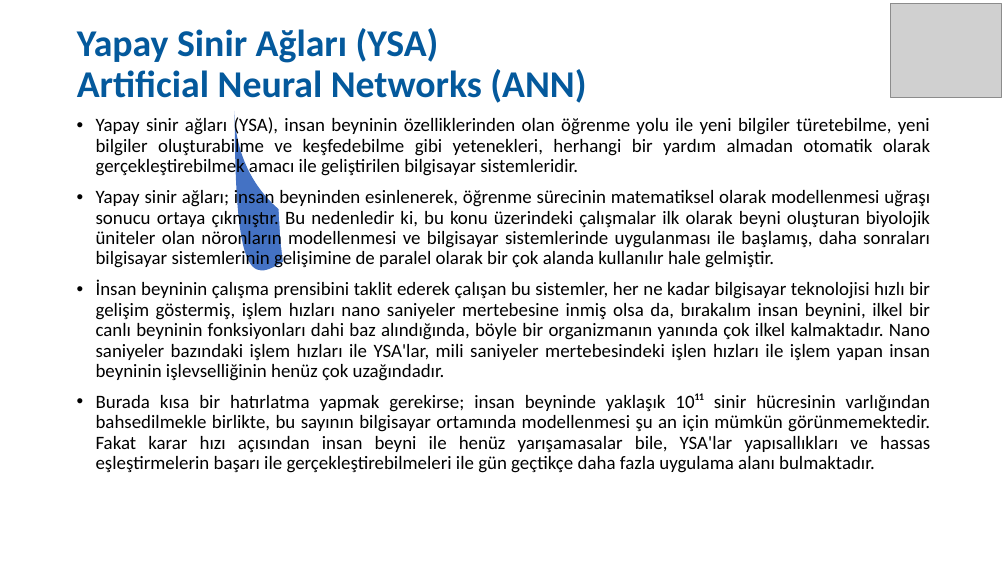
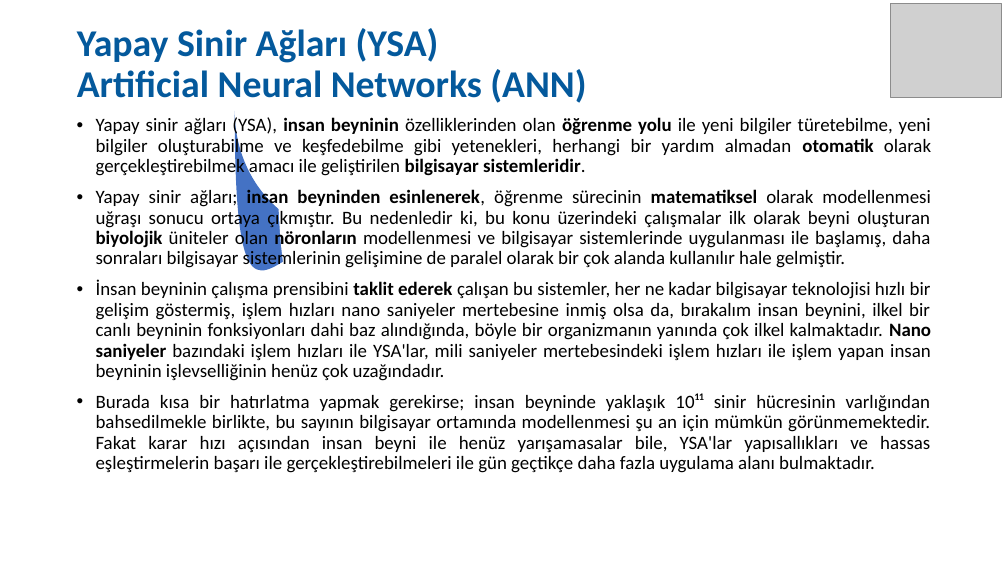
Before and after one commit to SevdanurGENC/Artificial-Neural-Networks-Lecture-Notes, a slide deck: slide 3 of Notes/01. Bolum - Yapay Sinir Aglari.ppt. Drawn at 1008x567 pixels with LibreOffice and Linux fonts; fonts in the diff are those of the drawing; grey boxes stand for pictures. Boxes give left, top, right and bottom in pixels: in the first picture for what was removed or moved away, otherwise in the second. Text is boxed around its words. In the diff, an @@ line names an element or a change of style, - is before the commit and + after.

```diff
--- a/Notes/01. Bolum - Yapay Sinir Aglari.ppt
+++ b/Notes/01. Bolum - Yapay Sinir Aglari.ppt
@@ text at [96, 116, 931, 270]: bold on in "insan beyninin öğrenme yolu otomatik bilgisayar sistemleridi ...", "insan beyninden esinlenerek, matematiksel biyolojik nöronlar ..." @@
@@ text at [96, 280, 931, 381]: text changed @@
-• İnsan beyninin çalışma prensibini taklit ederek çalışan bu sistemler, her ne kadar bilgisayar teknolojisi hızlı bir gelişim göstermiş, işlem hızları nano saniyeler mertebesine inmiş olsa da, bırakalım insan beynini, ilkel bir canlı beyninin fonksiyonları dahi baz alındığında, böyle bir organizmanın yanında çok ilkel kalmaktadır. Nano saniyeler bazındaki işlem hızları ile YSA'lar, mili saniyeler mertebesindeki işlen hızları ile işlem yapan insan beyninin işlevselliğinin henüz çok uzağındadır.
+• İnsan beyninin çalışma prensibini taklit ederek çalışan bu sistemler, her ne kadar bilgisayar teknolojisi hızlı bir gelişim göstermiş, işlem hızları nano saniyeler mertebesine inmiş olsa da, bırakalım insan beynini, ilkel bir canlı beyninin fonksiyonları dahi baz alındığında, böyle bir organizmanın yanında çok ilkel kalmaktadır. Nano saniyeler bazındaki işlem hızları ile YSA'lar, mili saniyeler mertebesindeki işlem hızları ile işlem yapan insan beyninin işlevselliğinin henüz çok uzağındadır.
```
Also in this commit, not shown: 20 other slides changed, 1 slide added.
